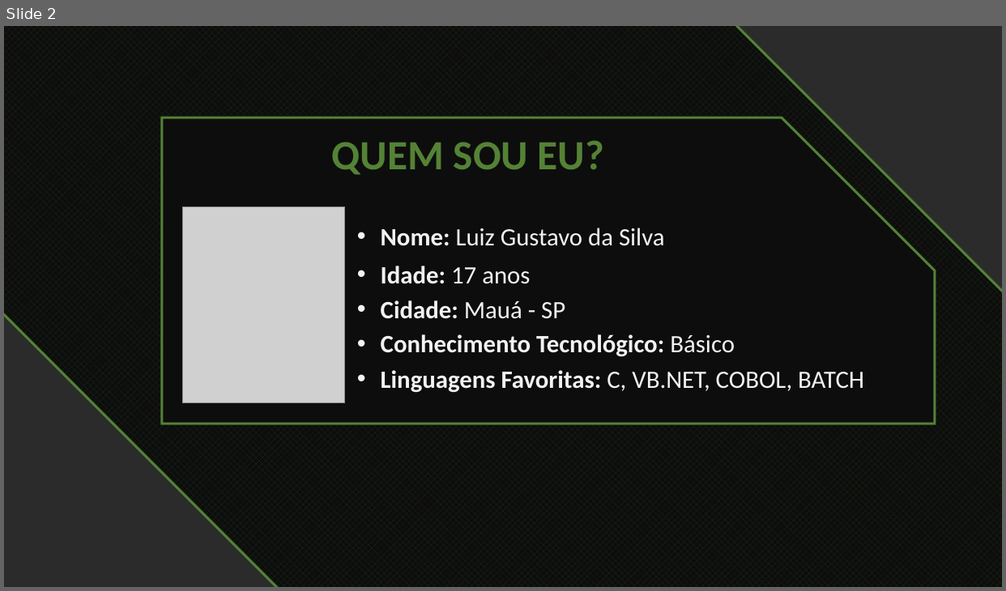
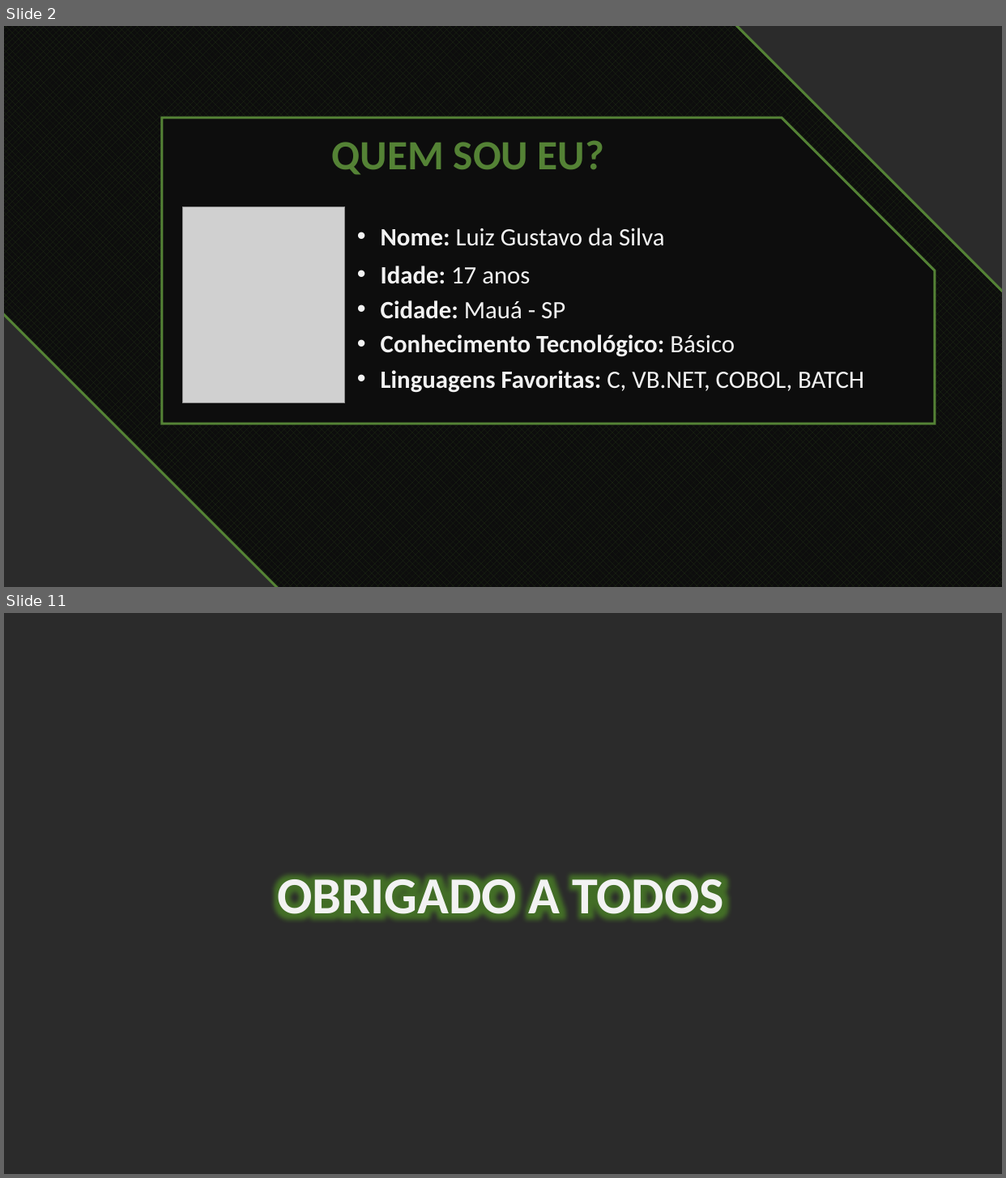
Before and after one commit to Luiz-Gustavo-Silva/Projeto-individual, a slide deck: projeto-site/public/documentação/Apresentação1.pptx. Shown one above the other, each under a label of ours: slide 2 before the commit, slides 2 and 11 after it; the slides between them are not shown. The pictures are 1006x591 and 1006x1178 pixels, drawn with LibreOffice and Linux fonts; fonts in the diff are those of the drawing; grey boxes stand for pictures; background and template pictures are left out; a plain dark background stands for a picture behind light text. Boxes give left, top, right and bottom in pixels: in the first picture for what was removed or moved away, otherwise in the second. Text is boxed around its words. In the diff, an @@ line names an element or a change of style, - is before the commit and + after.

```diff
--- a/projeto-site/public/documentação/Apresentação1.pptx
+++ b/projeto-site/public/documentação/Apresentação1.pptx
@@ slide 11 added at [4, 613, 1002, 1174], background picture (left out) @@
@@ text added at [277, 871, 724, 926], 50 pt, text #F2F2F2, bold @@
+OBRIGADO A TODOS
```
Also in this commit, not shown: 3 slides changed, 5 other slides added, 3 slides removed, 5 other files.
